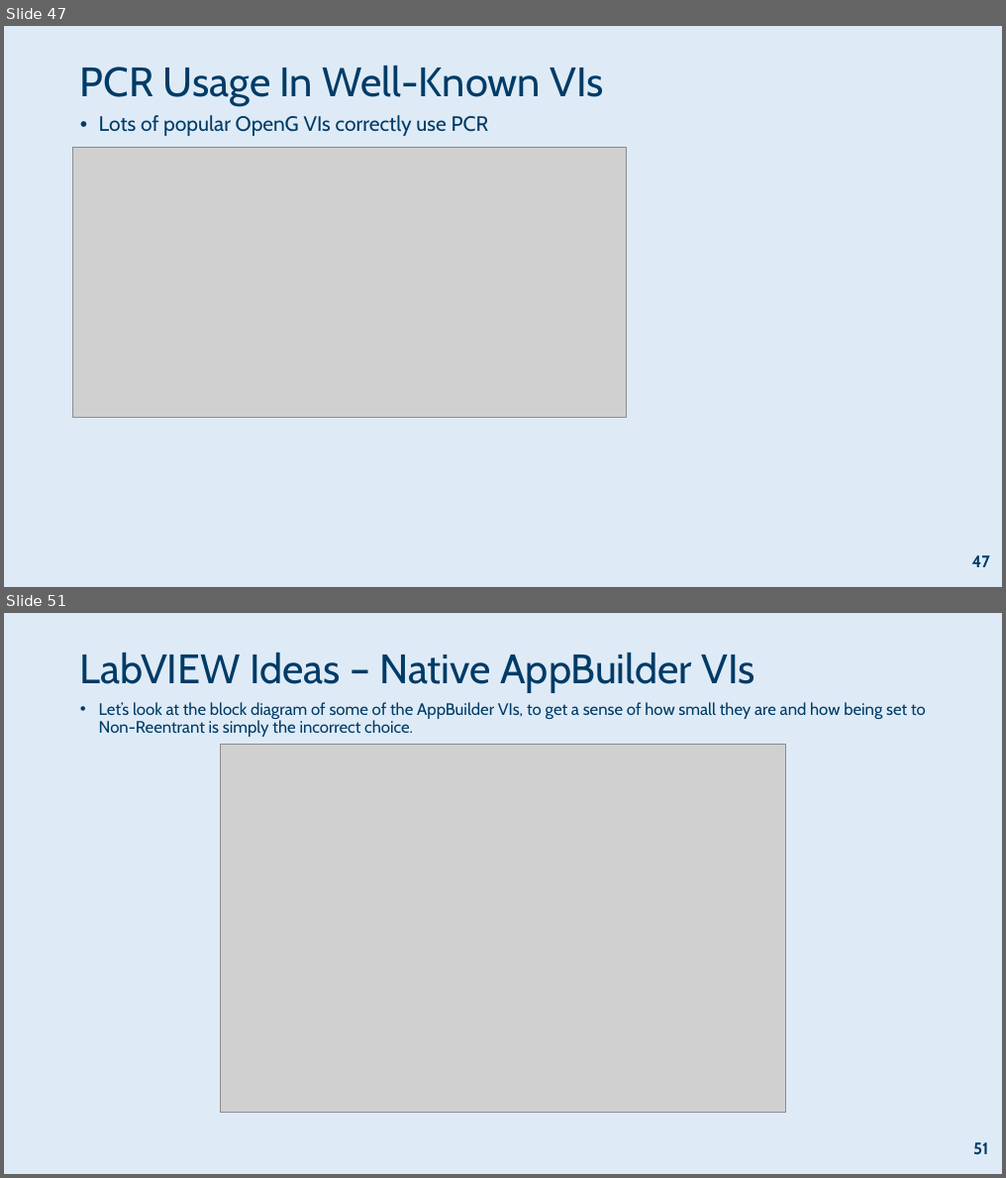
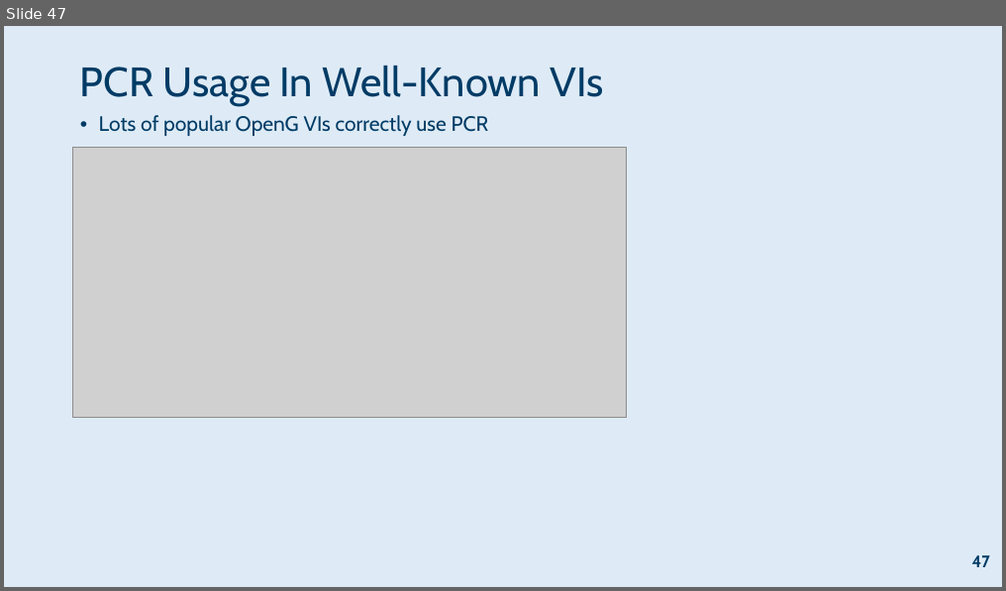
Before and after one commit to RobustoSystems/LabVIEWMultithreading, a slide deck: 2026-09-23 LabVIEW Multithreading and VI Execution Settings (GDevCon7).pptx. Shown one above the other, each under a label of ours: slides 47 and 51 before the commit, slide 47 after it; the slides between them are not shown. The pictures are 1006x1178 and 1006x591 pixels, drawn with LibreOffice and Linux fonts; fonts in the diff are those of the drawing; grey boxes stand for pictures; background and template pictures are left out. Boxes give left, top, right and bottom in pixels: in the first picture for what was removed or moved away, otherwise in the second. Text is boxed around its words. In the diff, an @@ line names an element or a change of style, - is before the commit and + after.

```diff
--- a/2026-09-23 LabVIEW Multithreading and VI Execution Settings (GDevCon7).pptx
+++ b/2026-09-23 LabVIEW Multithreading and VI Execution Settings (GDevCon7).pptx
@@ slide 51 removed at box(4, 613, 1002, 1174), background #DEEBF7 @@
@@ title removed at box(80, 652, 754, 693) @@
-LabVIEW Ideas – Native AppBuilder VIs
@@ text removed at box(99, 702, 926, 737) @@
-• Let’s look at the block diagram of some of the AppBuilder VIs, to get a sense of how small they are and how being set to Non-Reentrant is simply the incorrect choice.
@@ picture removed at box(221, 744, 785, 1112) @@
@@ page number removed at box(973, 1143, 988, 1155) @@
-51
```
Also in this commit, not shown: 5 slides changed, 4 other slides removed.
